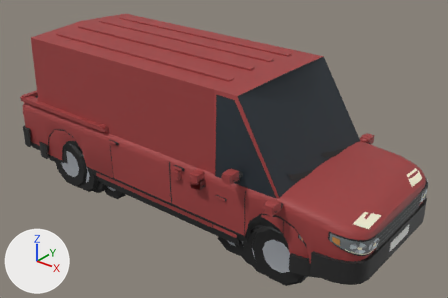
One commit to the glTF model public/cars.glb: the scene before it, then after it.
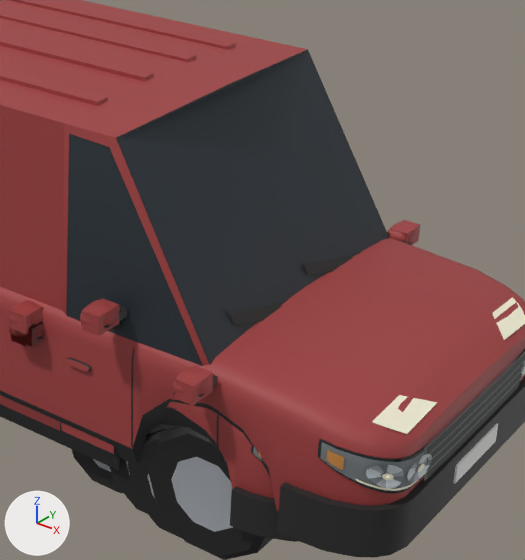
Each version appears first whole from a 50 mm lens placed at (5.16, -6.04, 4.71), pointed at (0.27, 0.07, 0.92), and next in a close-up on the part from 41% to 94% of the width and 11% to 96% of the height. Lighting does not change. The marker at lower left points along +X, +Y and +Z. The last two pictures show the newer version. Where no turn or scale is listed for an object, it has been applied to the vertices. Vertices at exactly the same position are counted once.

The first close-up shows 'hatch', 'pickup', 'pickup_door2', 'pickup_street_trim', 'suv', 'van', 'van_door1', 'van_door2' and 5 more.
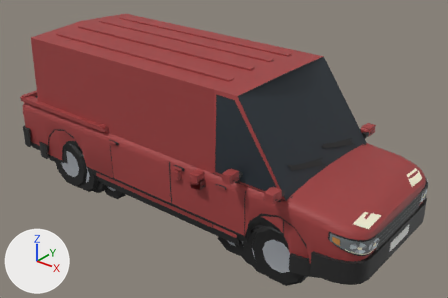
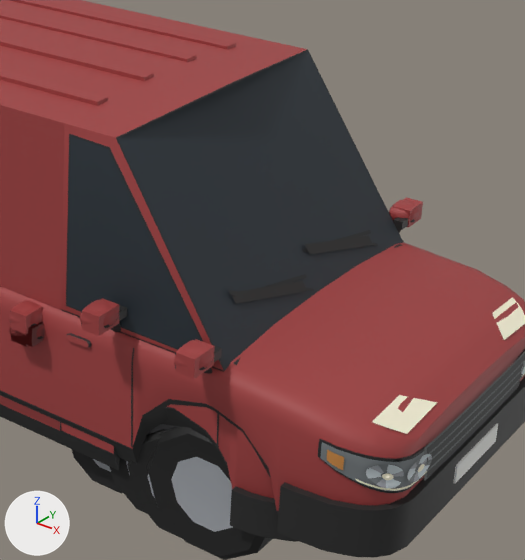
The change, as a list of edits to the scene's bpy script:
```text
Change me_van:
    where me_van.from_pydata(...)  # 836 vertices, 1340 faces; spans x -2.61..2.61, y -1.21..1.21, z 0.02..2.31
    used by ob_van; location = (0.0, 0.0, 0.0)
    me_van part 1: the loose piece of 8 vertices spanning x 1.86..1.97, y 1.04..1.21, z 1.1..1.21 is moved by (0.0, 0.0, 0.15)
    me_van part 2: the loose piece of 8 vertices spanning x 1.86..1.97, y -1.21..-1.04, z 1.1..1.21 is moved by (0.0, 0.0, 0.15)
    me_van part 3: the loose piece of 8 vertices spanning x 1.9..1.96, y 0.96..1.08, z 1.11..1.15 is moved by (0.0, 0.0, 0.15)
    me_van part 4: the loose piece of 8 vertices spanning x 1.9..1.96, y -1.08..-0.96, z 1.11..1.15 is moved by (0.0, 0.0, 0.15)
    me_van part 5: 284 of 836 vertices moved; they spanned x -2.54..2.56, y -0.99..0.99, z 0.67..1.34 and now span x -2.54..2.56, y -0.99..0.99, z 0.83..1.45; mean shift (0.0, 0.0, 0.16); largest move (2.2, 0.98, 0.9) -> (2.2, 0.98, 1.08)
Change me_van_door1:
    where me_van_door1.from_pydata(...)  # 352 vertices, 516 faces; spans x -1.05..0.01, y -0.16..0.22, z 0.41..2.24
    used by ob_van_door1; location = (1.98, 0.994, 0.0)
    me_van_door1 part 6: the loose piece of 96 vertices spanning x -0.15..-0.01, y 0.02..0.22, z 1.1..1.21 is moved by (0.0, 0.0, 0.15)
Change me_van_door2:
    where me_van_door2.from_pydata(...)  # 352 vertices, 516 faces; spans x -1.05..0.01, y -0.22..0.16, z 0.41..2.24
    used by ob_van_door2; location = (1.98, -0.994, 0.0)
    me_van_door2 part 7: the loose piece of 24 vertices spanning x -0.97..-0.81, y -0.03..0.0, z 0.9..0.94 is moved by (0.0, 0.0, 0.15)
    me_van_door2 part 8: the loose piece of 96 vertices spanning x -0.15..-0.01, y -0.22..-0.02, z 1.1..1.21 is moved by (0.0, 0.0, 0.15)
    me_van_door2 part 9: the loose piece of 4 vertices spanning x -1.05..0.0, y 0.02..0.03, z 1.03..1.04 is moved by (0.0, 0.0, 0.15)
    me_van_door2 part 10: 32 of the vertices in x -0.28..0.0, y 0.0..0.16, z 0.91..1.07 are moved by (0.0, 0.0, 0.15)
    me_van_door2 part 11: 16 of the vertices in x -1.05..-1.0, y 0.0..0.16, z 0.91..1.08 are moved by (0.0, 0.0, 0.15)
```

Where the change shows, as pixel boxes [x1, y1, x2, y2] in the close-ups (525 x 560 px; the box of a moved part takes in the faces that stretch with it):
'van', reshaped
    before: [0, 0, 420, 542]
    after: [0, 0, 423, 542]
'van_door2', reshaped
    before: [60, 123, 219, 455]
    after: [60, 123, 224, 455]
'van_door1', reshaped
    before: [387, 222, 417, 245]
    after: [389, 200, 419, 242]
part 1 of me_van, moved or reshaped
    before: [391, 220, 420, 245]
    after: [393, 197, 423, 227]
part 2 of me_van, moved or reshaped
    before: [175, 365, 213, 405]
    after: [176, 339, 215, 379]
part 3 of me_van, moved or reshaped (not visible before)
    after: [393, 217, 408, 230]
part 4 of me_van, moved or reshaped
    before: [213, 375, 218, 388]
    after: [214, 346, 222, 362]
part 5 of me_van, moved or reshaped
    before: [57, 54, 389, 471]
    after: [57, 54, 403, 471]
part 6 of me_van_door1, moved or reshaped
    before: [387, 222, 417, 245]
    after: [389, 200, 419, 222]
part 7 of me_van_door2, moved or reshaped
    before: [67, 357, 91, 372]
    after: [67, 333, 91, 347]
part 8 of me_van_door2, moved or reshaped
    before: [173, 366, 212, 397]
    after: [174, 340, 213, 370]
part 9 of me_van_door2, moved or reshaped (not visible before)
    after: [61, 309, 224, 372]
part 10 of me_van_door2, moved or reshaped
    before: [71, 136, 219, 447]
    after: [71, 136, 224, 447]
part 11 of me_van_door2, moved or reshaped
    before: [62, 189, 197, 364]
    after: [61, 189, 220, 369]
